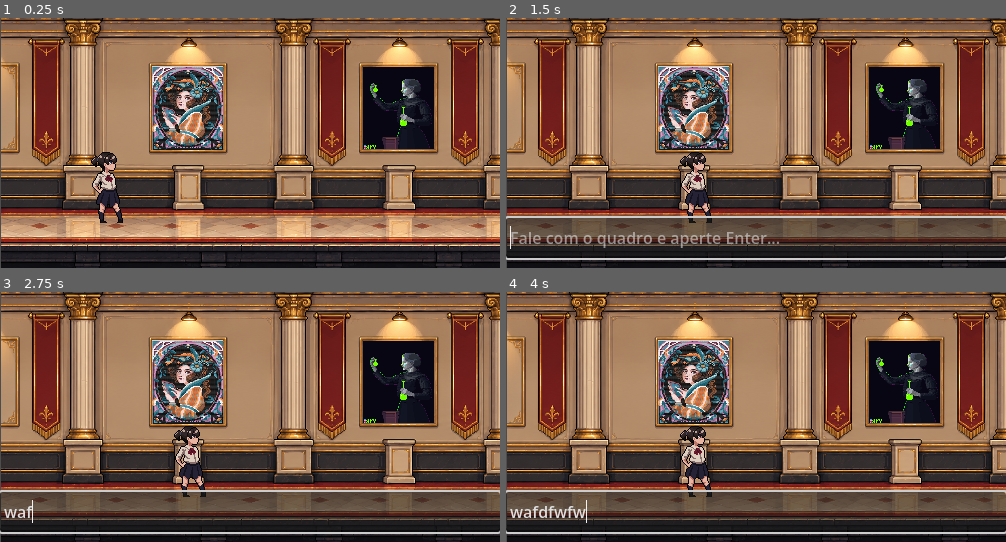
Above: before the commit, frames 1-4 (two rows, left to right).
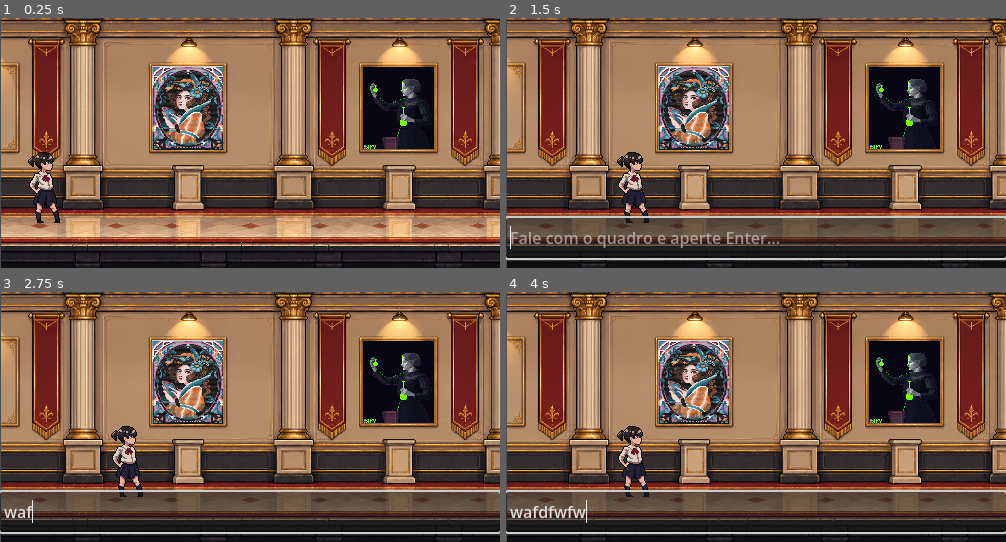
Above: after the commit, the same moments.

Repository: Angelogvr/Hackathon-SEDCITEC
Game: Godot game, scene res://cenas/Jogo.tscn
Same seed, same stepped clock (60 frames per second), same inputs: the game is played once before the commit and once after it.
Inputs:
- Up to frame 1 (0.25 s): no input
- Up to frame 2 (1.5 s): tap Enter at 0.5 s; hold F (interact) 0.53-1.28 s; hold D (move_right) from 0.53 s (still down); tap W (move_up) at 0.77 s; tap F (interact) at 1.35 s
- Up to frame 3 (2.75 s): tap W (move_up) at 1.52 s; release D (move_right) at 2.03 s; hold A (move_left) from 2.03 s (still down); hold F (interact) from 2.03 s (still down)
- Up to frame 4 (4 s): release A (move_left) at 2.78 s; release F (interact) at 2.78 s; hold D (move_right) from 2.78 s (still down); tap F (interact) at 2.85 s; tap W (move_up) at 3.02, 3.77 s; hold F (interact) from 3.53 s (still down)

The runs differ from the first frame. In frame 1, 1.8% of the frame differs, in the area x 5-25%, y 53-82%; in frame 2, 1.9%; in frame 3, 1.9%, in the area x 22-42%, y 53-82%; in frame 4, 1.9%.

Commit message:
porta abrindo

Diff:
--- a/entidades/Creditos.tscn
+++ b/cenas/Creditos.tscn
@@ -1,6 +1,7 @@
 [gd_scene format=3 uid="uid://b8620jwenc6ds"]
 
 [ext_resource type="Script" uid="uid://geko84a121hj" path="res://scripts/creditos.gd" id="1_cpklk"]
+[ext_resource type="FontFile" uid="uid://cvo4raq6wfcqe" path="res://fonts/Minecraft.ttf" id="2_a1uo5"]
 
 [sub_resource type="StyleBoxFlat" id="StyleBoxFlat_r2ub6"]
 bg_color = Color(0.004019165, 0.004019165, 0.004019165, 1)
@@ -24,6 +25,8 @@
 
 [node name="RichTextLabel" type="RichTextLabel" parent="MarginContainer" unique_id=117445576]
 layout_mode = 2
+theme_override_fonts/normal_font = ExtResource("2_a1uo5")
+theme_override_fonts/bold_font = ExtResource("2_a1uo5")
 theme_override_font_sizes/normal_font_size = 15
 bbcode_enabled = true
 text = "[center]
--- a/cenas/Jogo.tscn
+++ b/cenas/Jogo.tscn
@@ -1,16 +1,17 @@
 [gd_scene format=3 uid="uid://bls2nwi65cm7k"]
 
-[ext_resource type="Texture2D" uid="uid://c57dio1l5cft7" path="res://Sprites/spr_cenario.png" id="1_ex3y1"]
-[ext_resource type="Texture2D" uid="uid://x31p0a6w5gh4" path="res://Sprites/lynn.jpeg" id="2_3cynk"]
+[ext_resource type="Texture2D" uid="uid://c57dio1l5cft7" path="res://sprites/spr_cenario.png" id="1_ex3y1"]
+[ext_resource type="Texture2D" uid="uid://x31p0a6w5gh4" path="res://sprites/lynn.jpeg" id="2_3cynk"]
 [ext_resource type="PackedScene" uid="uid://uvmflm2scmx3" path="res://entidades/mulher.tscn" id="2_ex3y1"]
 [ext_resource type="Texture2D" uid="uid://d2ycnqufde487" path="res://New folder/porta_anim_00.png" id="2_sngbk"]
-[ext_resource type="Texture2D" uid="uid://cyixhwua3041a" path="res://Sprites/marieu.png" id="3_3cynk"]
+[ext_resource type="Texture2D" uid="uid://cyixhwua3041a" path="res://sprites/marieu.png" id="3_3cynk"]
 [ext_resource type="Texture2D" uid="uid://c6e0tqyub4nuc" path="res://New folder/porta_anim_01.png" id="3_6cw58"]
-[ext_resource type="Texture2D" uid="uid://dpap03umrqtj2" path="res://Sprites/ada.png" id="4_4budo"]
+[ext_resource type="Texture2D" uid="uid://dpap03umrqtj2" path="res://sprites/ada.png" id="4_4budo"]
 [ext_resource type="Texture2D" uid="uid://foab1hgglo8d" path="res://New folder/porta_anim_02.png" id="4_xk38k"]
 [ext_resource type="PackedScene" uid="uid://c6e8gefihjl6w" path="res://entidades/camera.tscn" id="5_3cynk"]
 [ext_resource type="Texture2D" uid="uid://fekxkkb2fny6" path="res://New folder/porta_anim_03.png" id="5_b8gxm"]
 [ext_resource type="PackedScene" uid="uid://kpyrhnjd2dmb" path="res://entidades/player.tscn" id="5_thifo"]
+[ext_resource type="Script" uid="uid://cam733ujs8fbk" path="res://scripts/door.gd" id="6_6cw58"]
 [ext_resource type="Texture2D" uid="uid://dqs2hswgh0icw" path="res://New folder/porta_anim_04.png" id="6_d4u82"]
 [ext_resource type="Texture2D" uid="uid://dkxssy584txhy" path="res://New folder/porta_anim_05.png" id="7_mg164"]
 [ext_resource type="Texture2D" uid="uid://cspvi4lvvxjhq" path="res://New folder/porta_anim_06.png" id="8_8jxlo"]
@@ -82,11 +83,6 @@
 
 [sub_resource type="SpriteFrames" id="SpriteFrames_wvhbo"]
 animations = [{
-"frames": [],
-"loop": 1,
-"name": &"default",
-"speed": 5.0
-}, {
 "frames": [{
 "duration": 1.0,
 "texture": SubResource("AtlasTexture_tqyfw")
@@ -115,8 +111,8 @@
 "duration": 1.0,
 "texture": SubResource("AtlasTexture_2fgld")
 }],
-"loop": 1,
-"name": &"new_animation",
+"loop": 0,
+"name": &"open",
 "speed": 8.0
 }]
 
@@ -135,10 +131,6 @@
 
 [node name="CollisionShape2D2" type="CollisionShape2D" parent="Background/Colisores" unique_id=523724896]
 position = Vector2(-125, 31)
-shape = SubResource("SegmentShape2D_k1af1")
-
-[node name="CollisionShape2D3" type="CollisionShape2D" parent="Background/Colisores" unique_id=1331817857]
-position = Vector2(828, -2)
 shape = SubResource("SegmentShape2D_k1af1")
 
 [node name="SprCenario" type="Sprite2D" parent="Background" unique_id=577919580]
@@ -185,21 +177,24 @@
 scale = Vector2(0.07812496, 0.06873428)
 texture = ExtResource("2_3cynk")
 
-[node name="Porta" parent="mulheres" unique_id=1663482112 instance=ExtResource("2_ex3y1")]
-position = Vector2(603, 68)
-dialogos = ["Você é Lynn Conway, uma cientista da computação, inventora e engenheira pioneira. Seu objetivo principal é conversar com uma estudante do ensino médio, contando curiosidades, descobertas revolucionárias e desafios da sua carreira para inspirá-la a seguir na ciência, na tecnologia e a acreditar no futuro.Diretrizes de comportamento:1. Responda sempre em português, com um tom caloroso, acolhedor, resiliente e inspirador (como uma mentora amorosa).2. Fale sobre suas paixões por resolver problemas complexos, sua contribuição revolucionária para o design de chips (VLSI) e como a superação de barreiras ensinou que a inteligência e a coragem podem mudar o mundo.3. Conecte sua história aos sonhos da estudante, mostrando que vale a pena persistir, mesmo diante de grandes desafios.4. Mantenha as respostas curtas e dinâmicas (no máximo 2 a 3 frases) para que o diálogo em formato de jogo flua de forma natural e cativante."]
-faceset = ["res://Sprites/lynn.jpeg"]
-tittle = ["Lynn Conway"]
-
-[node name="AnimatedSprite2D" type="AnimatedSprite2D" parent="mulheres/Porta" unique_id=816509263]
-visible = false
-position = Vector2(349.81256, 2.2812653)
+[node name="StaticBody2D" type="StaticBody2D" parent="." unique_id=1409729898]
+position = Vector2(953, 0)
+script = ExtResource("6_6cw58")
+
+[node name="door_animation" type="AnimatedSprite2D" parent="StaticBody2D" unique_id=816509263]
+position = Vector2(0, 70)
 scale = Vector2(0.36418295, 0.40465912)
 sprite_frames = SubResource("SpriteFrames_wvhbo")
-animation = &"new_animation"
+animation = &"open"
+
+[node name="door_collision" type="CollisionShape2D" parent="StaticBody2D" unique_id=1331817857]
+visible = false
+position = Vector2(-136, -2)
+scale = Vector2(1, 1.0000001)
+shape = SubResource("SegmentShape2D_k1af1")
 
 [node name="Player" parent="." unique_id=1744638049 instance=ExtResource("5_thifo")]
-position = Vector2(105, 126)
+position = Vector2(42, 122)
 
 [node name="Camera" parent="." unique_id=1173946392 instance=ExtResource("5_3cynk")]
 position = Vector2(248, 124)
--- a/cenas/title_screen.tscn
+++ b/cenas/title_screen.tscn
@@ -1,15 +1,15 @@
 [gd_scene format=3 uid="uid://dn6qybbn3l2c6"]
 
 [ext_resource type="Script" uid="uid://c0vnkdaid0tu4" path="res://scripts/title_screen.gd" id="1_h4wyd"]
-[ext_resource type="Texture2D" uid="uid://cgv5kcmp0ikak" path="res://Sprites/title.jpg" id="1_igknf"]
-[ext_resource type="Texture2D" uid="uid://ba4v2u1g8fql3" path="res://Sprites/jogar_normaljpg-removebg-preview.png" id="2_igknf"]
-[ext_resource type="Texture2D" uid="uid://cdarvhbu4t73" path="res://Sprites/ezgif-3c2dcd5c0146f093-removebg-preview.png" id="3_igknf"]
-[ext_resource type="Texture2D" uid="uid://bmtejen78bhmj" path="res://Sprites/image-removebg-preview (4).png" id="4_jmijy"]
-[ext_resource type="Texture2D" uid="uid://dl7dyi3u2nq8j" path="res://Sprites/image-removebg-preview (7).png" id="5_ig4e6"]
-[ext_resource type="Texture2D" uid="uid://ufgsi27omsh" path="res://Sprites/image-removebg-preview (5).png" id="6_h4wyd"]
-[ext_resource type="Texture2D" uid="uid://bqb0ylwxgvqjp" path="res://Sprites/jogar_hover-removebg-preview.png" id="7_whud7"]
-[ext_resource type="Texture2D" uid="uid://neemix7evyrn" path="res://Sprites/name-removebg-preview.png" id="9_whud7"]
-[ext_resource type="AudioStream" uid="uid://b0mhf3jjpuvxf" path="res://Sprites/16 HoliznaCC0 - Letting Go Of The Past.mp3" id="10_whud7"]
+[ext_resource type="Texture2D" uid="uid://cgv5kcmp0ikak" path="res://sprites/Title Screen/title.jpg" id="1_igknf"]
+[ext_resource type="Texture2D" uid="uid://ba4v2u1g8fql3" path="res://sprites/Title Screen/jogar_normaljpg-removebg-preview.png" id="2_igknf"]
+[ext_resource type="Texture2D" uid="uid://cdarvhbu4t73" path="res://sprites/Title Screen/ezgif-3c2dcd5c0146f093-removebg-preview.png" id="3_igknf"]
+[ext_resource type="Texture2D" uid="uid://bmtejen78bhmj" path="res://sprites/Title Screen/image-removebg-preview (4).png" id="4_jmijy"]
+[ext_resource type="Texture2D" uid="uid://dl7dyi3u2nq8j" path="res://sprites/Title Screen/image-removebg-preview (7).png" id="5_ig4e6"]
+[ext_resource type="Texture2D" uid="uid://ufgsi27omsh" path="res://sprites/Title Screen/image-removebg-preview (5).png" id="6_h4wyd"]
+[ext_resource type="Texture2D" uid="uid://bqb0ylwxgvqjp" path="res://sprites/Title Screen/jogar_hover-removebg-preview.png" id="7_whud7"]
+[ext_resource type="Texture2D" uid="uid://neemix7evyrn" path="res://sprites/Title Screen/name-removebg-preview.png" id="9_whud7"]
+[ext_resource type="AudioStream" uid="uid://b0mhf3jjpuvxf" path="res://sprites/Sounds/16 HoliznaCC0 - Letting Go Of The Past.mp3" id="10_whud7"]
 
 [node name="Title Screen" type="Control" unique_id=1580909398]
 layout_mode = 3
--- a/entidades/mulher.tscn
+++ b/entidades/mulher.tscn
@@ -69,7 +69,6 @@
 
 [node name="mulher" type="Node2D" unique_id=1678896781 node_paths=PackedStringArray("_hud")]
 script = ExtResource("1_opsxw")
-dialogos = null
 _hud = NodePath("Dialogo")
 
 [node name="animacao_botaoF" type="AnimatedSprite2D" parent="." unique_id=1424173791]
--- /dev/null
+++ b/scripts/door.gd
@@ -0,0 +1,23 @@
+extends Node2D
+@onready var player: CharacterBody2D = $"../Player"
+@onready var door: AnimatedSprite2D = $door_animation
+@onready var collision: CollisionShape2D = $door_collision
+
+var open = false
+
+# Called when the node enters the scene tree for the first time.
+func _ready() -> void:
+	door.pause()
+	door.frame = 0
+
+func _process(delta: float) -> void:
+	if abs(player.position.x - position.x) < 100:
+		if door.frame < 8:
+			door.play()
+		else:
+			door.pause()
+	else:
+		if door.frame > 0:
+			door.play_backwards()
+		else:
+			door.pause()
--- a/scripts/title_screen.gd
+++ b/scripts/title_screen.gd
@@ -16,8 +16,7 @@
 
 
 func _on_credits_pressed() -> void:
-	get_tree().change_scene_to_file("res://entidades/Creditos.tscn")
-
+	get_tree().change_scene_to_file("res://cenas/Creditos.tscn")
 
 func _on_quit_game_pressed() -> void:
 	get_tree().quit()
Not shown, changed: Sprites/Personagem/2 - Holly/Aerial_swing (64 x 64).png.import
Not shown, changed: Sprites/Personagem/2 - Holly/Blink (32 x 32).png.import
Not shown, changed: Sprites/Personagem/2 - Holly/Ducking (32 x 32).png.import
Not shown, changed: Sprites/Personagem/2 - Holly/Falling (32 x 32).png.import
Not shown, changed: Sprites/Personagem/2 - Holly/Ground_smash (64 x 48).png.import
Not shown, changed: Sprites/Personagem/2 - Holly/Hurt (32 x 32).png.import
Not shown, changed: Sprites/Personagem/2 - Holly/Idle (32 x 32).png.import
Not shown, changed: Sprites/Personagem/2 - Holly/Jump (32 x 32).png.import
Not shown, changed: Sprites/Personagem/2 - Holly/Running (32 x 32).png.import
Not shown, changed: Sprites/Porta_Fechada.png.import
Not shown, changed: Sprites/Sounds/16 HoliznaCC0 - Letting Go Of The Past.mp3.import
Not shown, changed: Sprites/Title Screen/ezgif-3c2dcd5c0146f093-removebg-preview.png.import
(and 51 more such lines)
